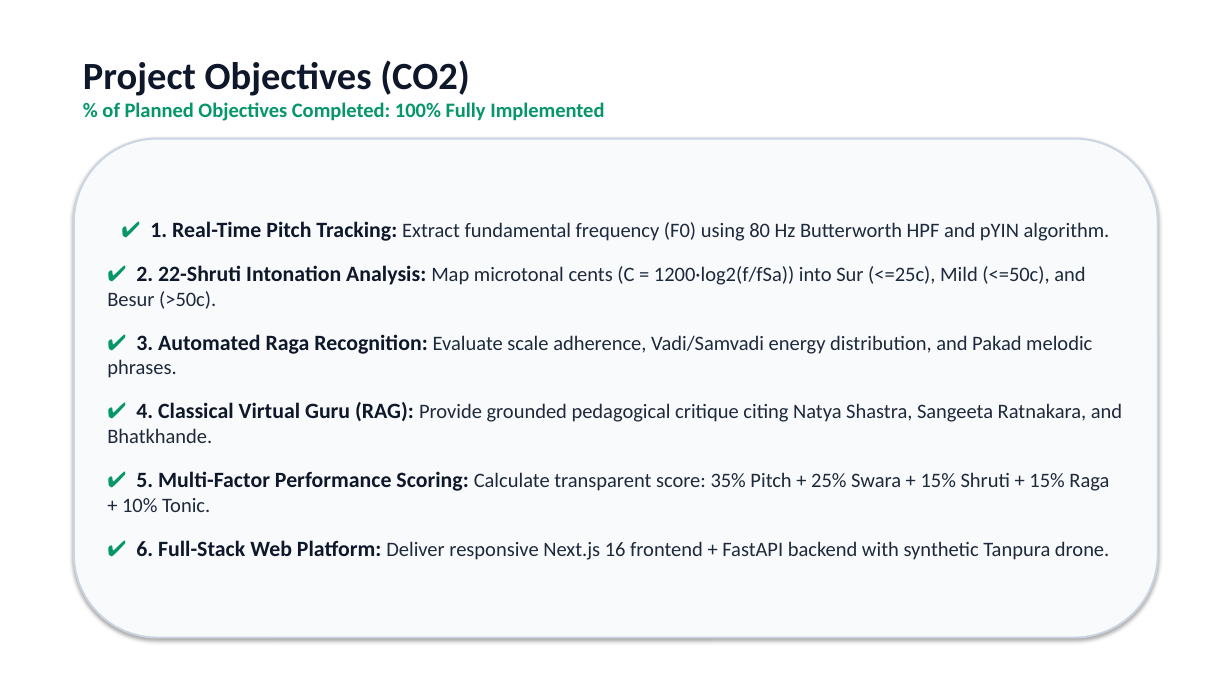
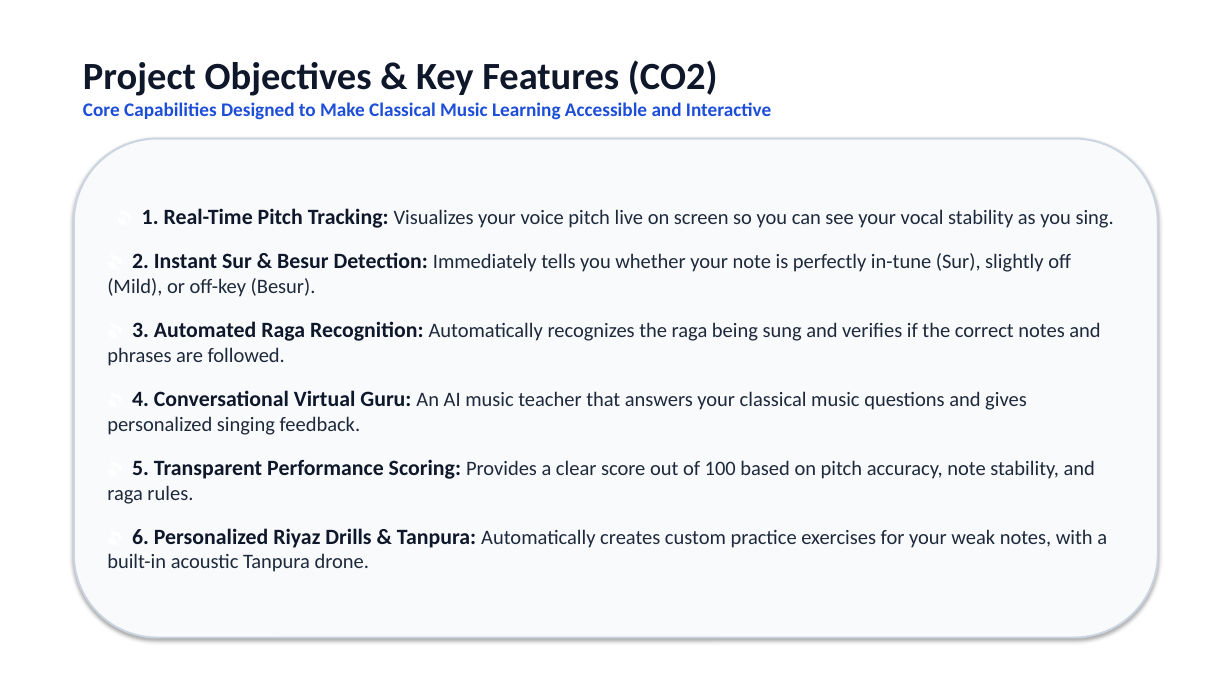
Before and after one commit to om-mane-coder/SwaraGPT, a slide deck: slide 2 of SwaraGPT_Lab_Assessment_Final.pptx. Drawn at 1232x693 pixels with LibreOffice and Linux fonts; fonts in the diff are those of the drawing. Boxes give left, top, right and bottom in pixels: in the first picture for what was removed or moved away, otherwise in the second. Text is boxed around its words. In the diff, an @@ line names an element or a change of style, - is before the commit and + after.

Commit message:
docs(presentation): simplify objectives into clean product features and remove 100% pass wording

```diff
--- a/SwaraGPT_Lab_Assessment_Final.pptx
+++ b/SwaraGPT_Lab_Assessment_Final.pptx
@@ text at <box>83,60,771,120</box>: text changed; size 16 to 15 pt; text colour #059669 to #1D4ED8 @@
-Project Objectives (CO2)
-% of Planned Objectives Completed: 100% Fully Implemented
+Project Objectives & Key Features (CO2)
+Core Capabilities Designed to Make Classical Music Learning Accessible and Interactive
@@ text in rounded rectangle at <box>107,208,1114,572</box>: text changed @@
-✔ 1. Real-Time Pitch Tracking: Extract fundamental frequency (F0) using 80 Hz Butterworth HPF and pYIN algorithm.
-✔ 2. 22-Shruti Intonation Analysis: Map microtonal cents (C = 1200·log2(f/fSa)) into Sur (<=25c), Mild (<=50c), and Besur (>50c).
-✔ 3. Automated Raga Recognition: Evaluate scale adherence, Vadi/Samvadi energy distribution, and Pakad melodic phrases.
-✔ 4. Classical Virtual Guru (RAG): Provide grounded pedagogical critique citing Natya Shastra, Sangeeta Ratnakara, and Bhatkhande.
-✔ 5. Multi-Factor Performance Scoring: Calculate transparent score: 35% Pitch + 25% Swara + 15% Shruti + 15% Raga + 10% Tonic.
-✔ 6. Full-Stack Web Platform: Deliver responsive Next.js 16 frontend + FastAPI backend with synthetic Tanpura drone.
+🎵 1. Real-Time Pitch Tracking: Visualizes your voice pitch live on screen so you can see your vocal stability as you sing.
+🎵 2. Instant Sur & Besur Detection: Immediately tells you whether your note is perfectly in-tune (Sur), slightly off (Mild), or off-key (Besur).
+🎵 3. Automated Raga Recognition: Automatically recognizes the raga being sung and verifies if the correct notes and phrases are followed.
+🎵 4. Conversational Virtual Guru: An AI music teacher that answers your classical music questions and gives personalized singing feedback.
+🎵 5. Transparent Performance Scoring: Provides a clear score out of 100 based on pitch accuracy, note stability, and raga rules.
+🎵 6. Personalized Riyaz Drills & Tanpura: Automatically creates custom practice exercises for your weak notes, with a built-in acoustic Tanpura drone.
```
Also in this commit, not shown: 4 other slides changed, 1 other file.
